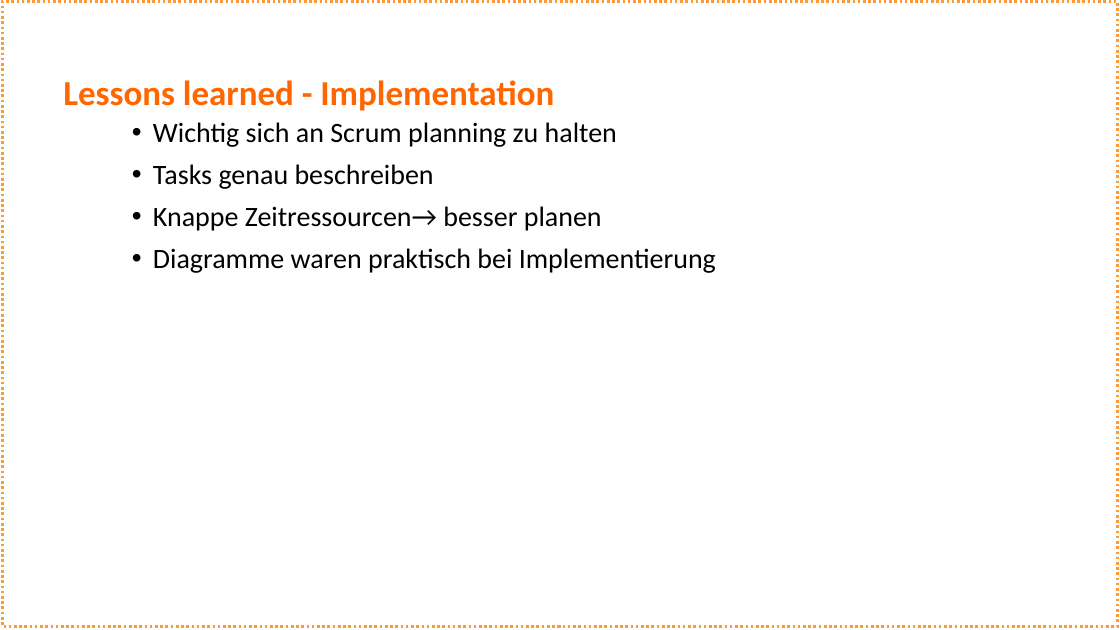
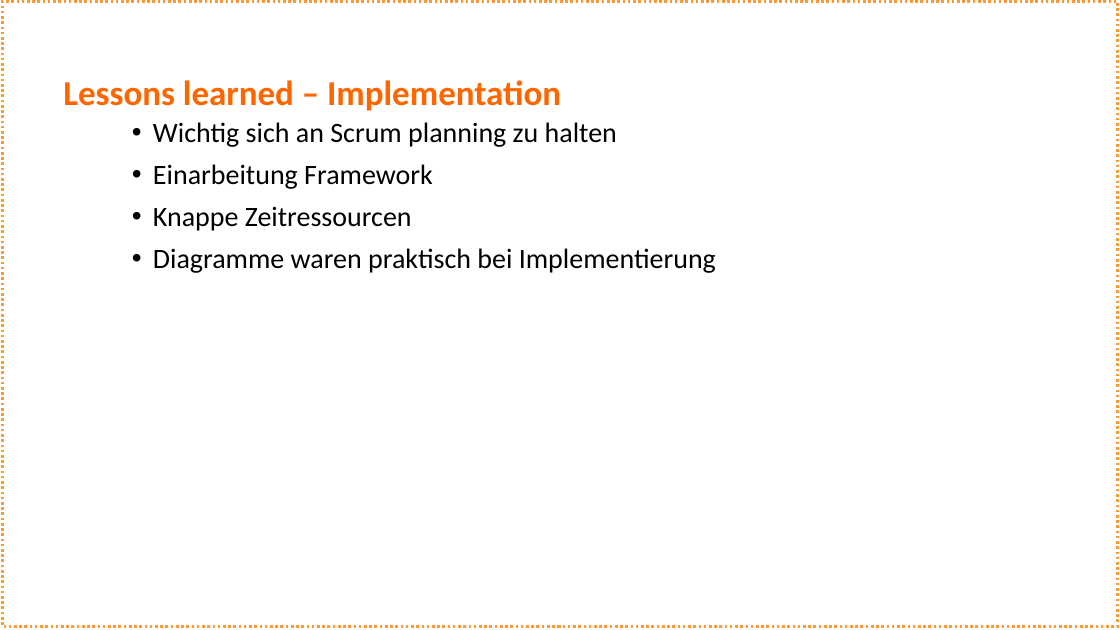
Before and after one commit to schne5/ch.bfh.bti7081.s2016.orange, a slide deck: slide 5 of doc/Task14/Task 14_orange.pptx. Drawn at 1120x630 pixels with LibreOffice and Linux fonts; fonts in the diff are those of the drawing. Boxes give left, top, right and bottom in pixels: in the first picture for what was removed or moved away, otherwise in the second. Text is boxed around its words. In the diff, an @@ line names an element or a change of style, - is before the commit and + after.

```diff
--- a/doc/Task14/Task 14_orange.pptx
+++ b/doc/Task14/Task 14_orange.pptx
@@ text at (63, 80, 561, 111): text changed @@
-Lessons learned - Implementation
+Lessons learned – Implementation
@@ text at (153, 164, 433, 231): text changed @@
-• Tasks genau beschreiben
-• Knappe Zeitressourcen→ besser planen
+• Einarbeitung Framework
+• Knappe Zeitressourcen
```
Also in this commit, not shown: 4 other slides changed, 1 slide added, 4 slides removed, 1 other file.
